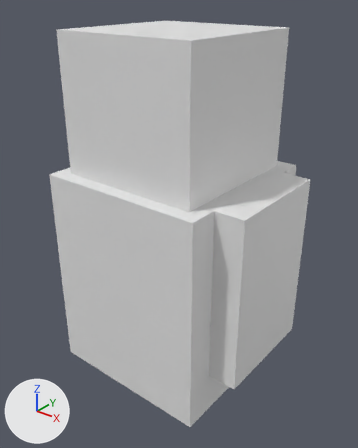
Renders of the FBX model Models/CHARACTER/ENEMY_STAGE1.fbx from each side of a commit.
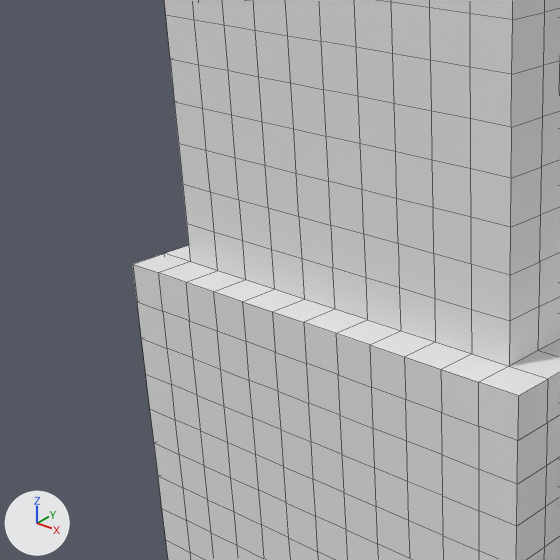
Each version is shown whole from a camera (50 mm lens) standing at (4.05, -5.0, 5.29) and looking at (0.23, -0.22, 2.33), then close up on the part from 0% to 58% of the width and 17% to 64% of the height. The lights are fixed; the arrows at lower left show +X, +Y and +Z. The close-ups show mesh edges as thin lines.
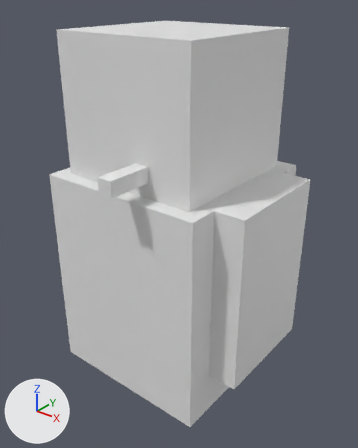
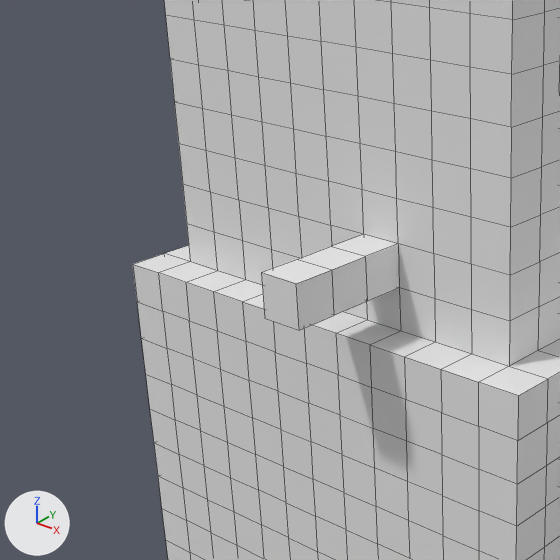
Commit message: the enemy with a cig

What differs and where, as boxes (x1, y1, x2, y2) in the close-ups (560 x 560 px):
part 1 of me_cube_003, built on
    before: (364, 235, 399, 288)
    after: (262, 235, 399, 330)

What the commit changed:
Material 'DEEP_BLUE' (mat_deep_blue) is new.
Its base color is (0.8, 0.8, 0.8) (white #e7e7e7).
Its roughness is 0.553.
Material 'FLAME' (mat_flame) is new.
Its base color is (0.8, 0.8, 0.8) (white #e7e7e7).
Its roughness is 0.553.
me_cube_003 has 1369 vertices, 1349 faces and spans x -1.2..1.6, y -1.2..1.2, z 0.0..4.8.
me_cube_003 is used by ob_cube_000; location (0.0, 0.0, 0.0).
Verts and faces of me_cube_003; kept vertices keep their numbers, new ones are numbered from 1369.
Before the commit, vertices of me_cube_003: 24 (0.4, -1.0, 3.4) at pixel (398, 243), 25 (0.2, -1.0, 3.4) at pixel (363, 234), 66 (0.4, -1.0, 3.2) at pixel (399, 287), 67 (0.2, -1.0, 3.2) at pixel (365, 277).
Part 1, on me_cube_003:
Faces deleted: (24, 25, 67, 66).
New vertices 1369 to 1372 stand at vertices 24, 25, 66, 67, in that order, plus (0.0, -0.2, 0.0).
New vertices 1373 to 1376 stand at vertices 1369 to 1372, in that order, plus (0.0, -0.2, 0.0).
New vertices 1377 to 1380 stand at vertices 1373 to 1376, in that order, plus (0.0, -0.2, 0.0).
New faces: (1375, 1379, 1380, 1376), (1374, 1376, 1380, 1378), (1373, 1374, 1378, 1377), (1373, 1377, 1379, 1375), (1369, 1373, 1375, 1371), (1369, 1370, 1374, 1373) (mat_white (white #e7e7e7)).
New faces: (1370, 1372, 1376, 1374), (1371, 1375, 1376, 1372) (mat_white (white #e7e7e7)).
New faces: (1377, 1378, 1380, 1379) (mat_flame (white #e7e7e7)).
New faces: (24, 1369, 1371, 66), (24, 25, 1370, 1369), (25, 67, 1372, 1370), (66, 1371, 1372, 67) (mat_deep_blue (white #e7e7e7)).
me_cube_003 now uses material mat_flame (white #e7e7e7).
me_cube_003 now uses material mat_deep_blue (white #e7e7e7).
